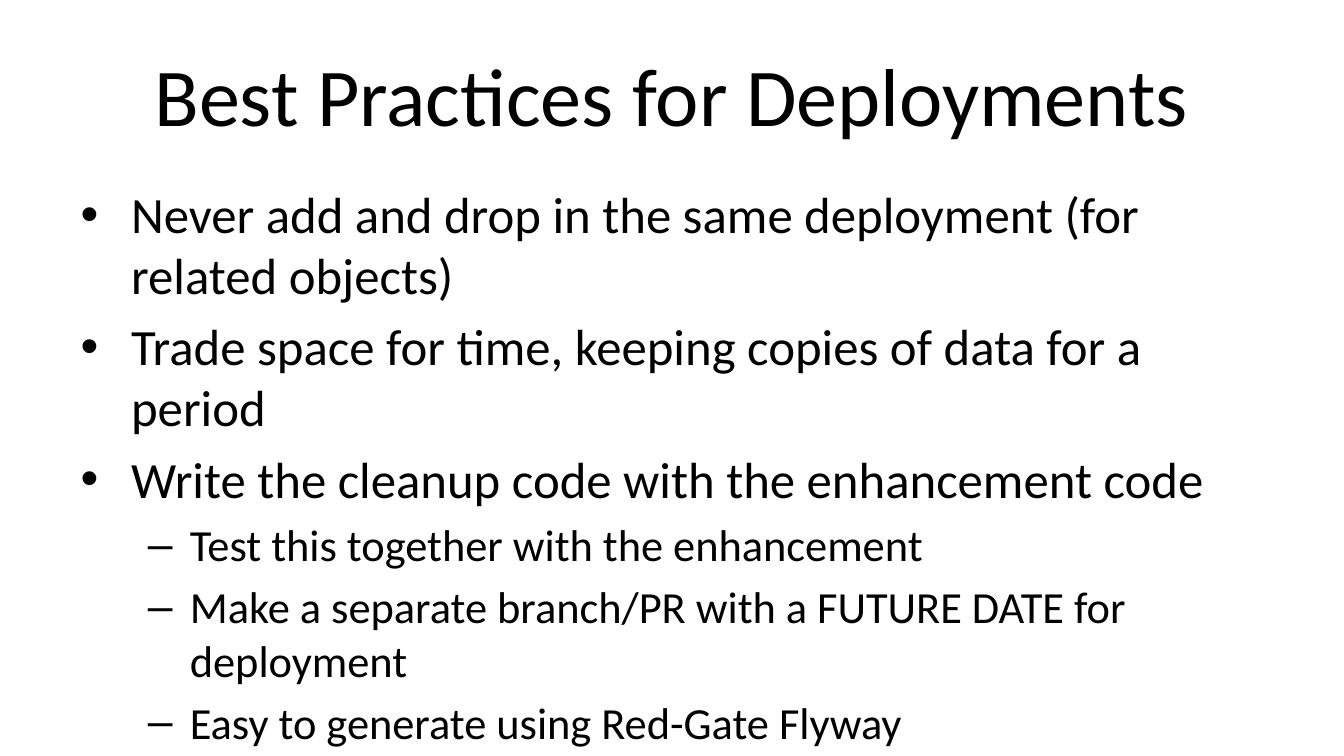
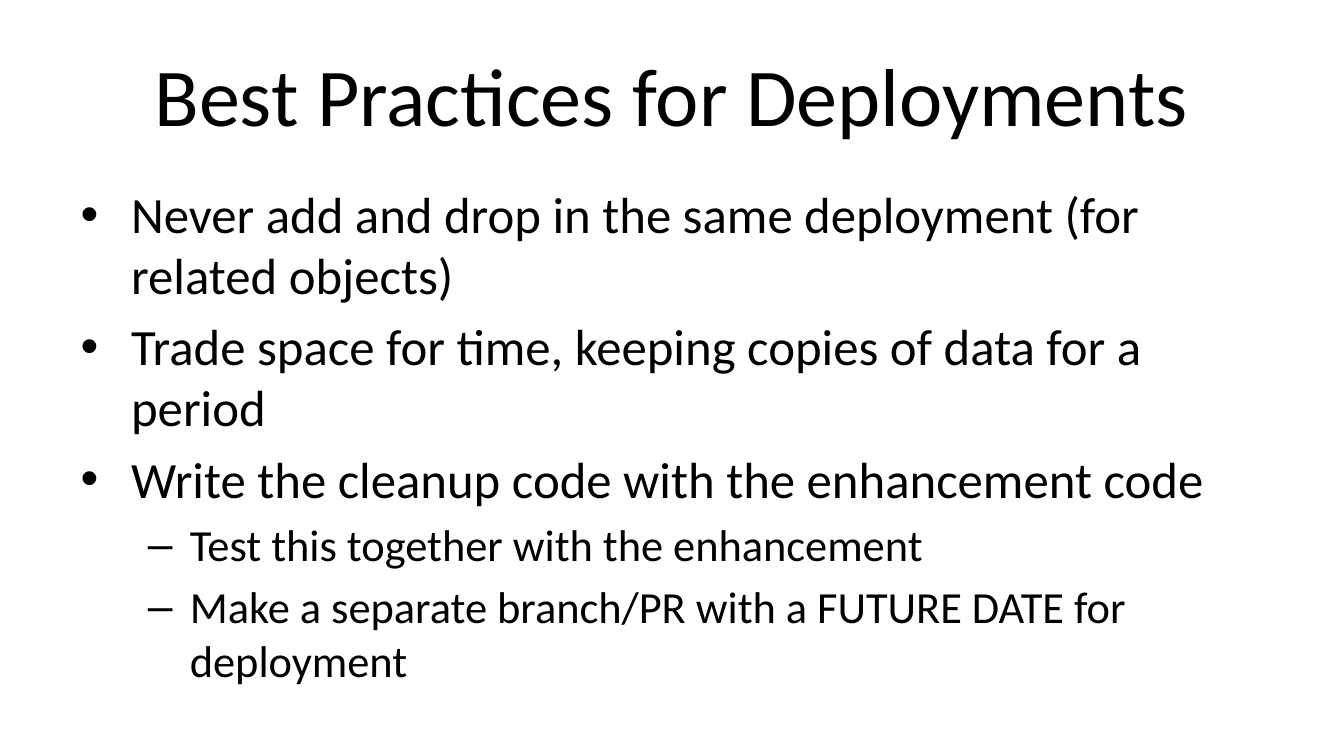
Before and after one commit to way0utwest/ZeroDowntime, a slide deck: slide 36 of ArchitectZeroDowntime.pptx. Drawn at 1344x756 pixels with LibreOffice and Linux fonts; fonts in the diff are those of the drawing; background and template pictures are left out. Boxes give left, top, right and bottom in pixels: in the first picture for what was removed or moved away, otherwise in the second. Text is boxed around its words. In the diff, an @@ line names an element or a change of style, - is before the commit and + after.

```diff
--- a/ArchitectZeroDowntime.pptx
+++ b/ArchitectZeroDowntime.pptx
@@ text at (190, 708, 902, 747): paragraph removed @@
-  – Easy to generate using Red-Gate Flyway
```
Also in this commit, not shown: 4 other slides changed.
